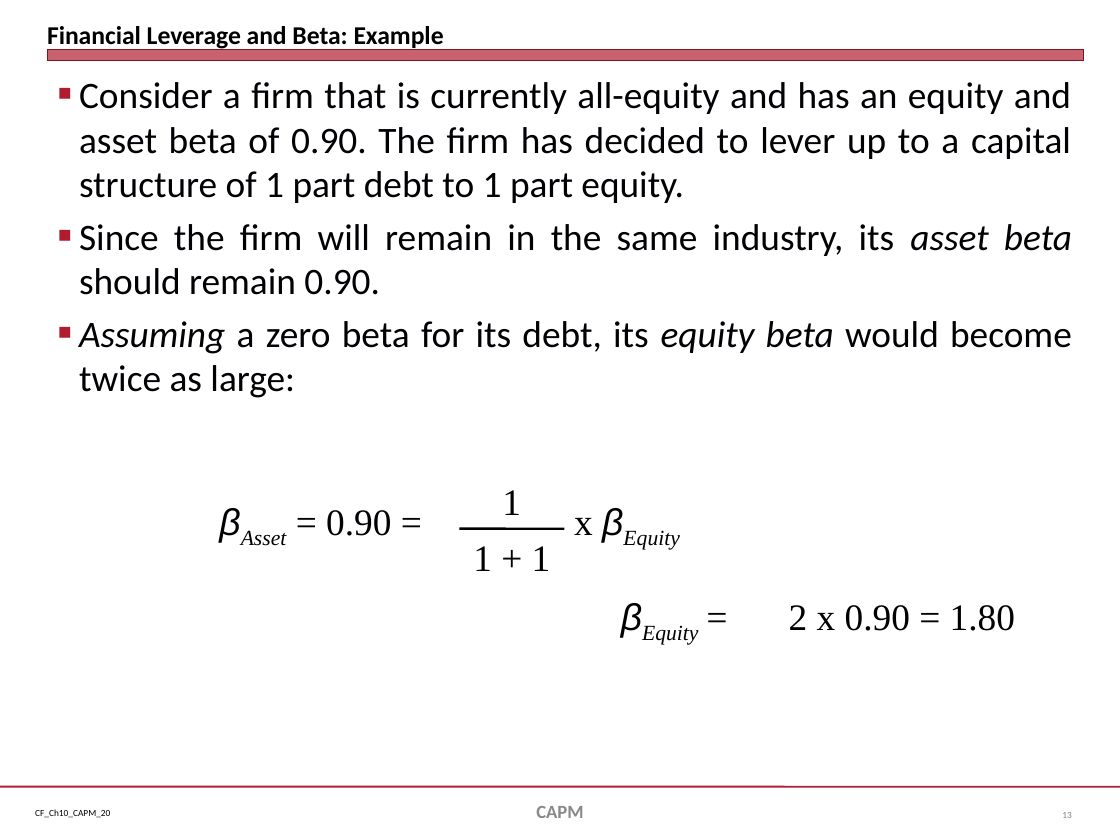
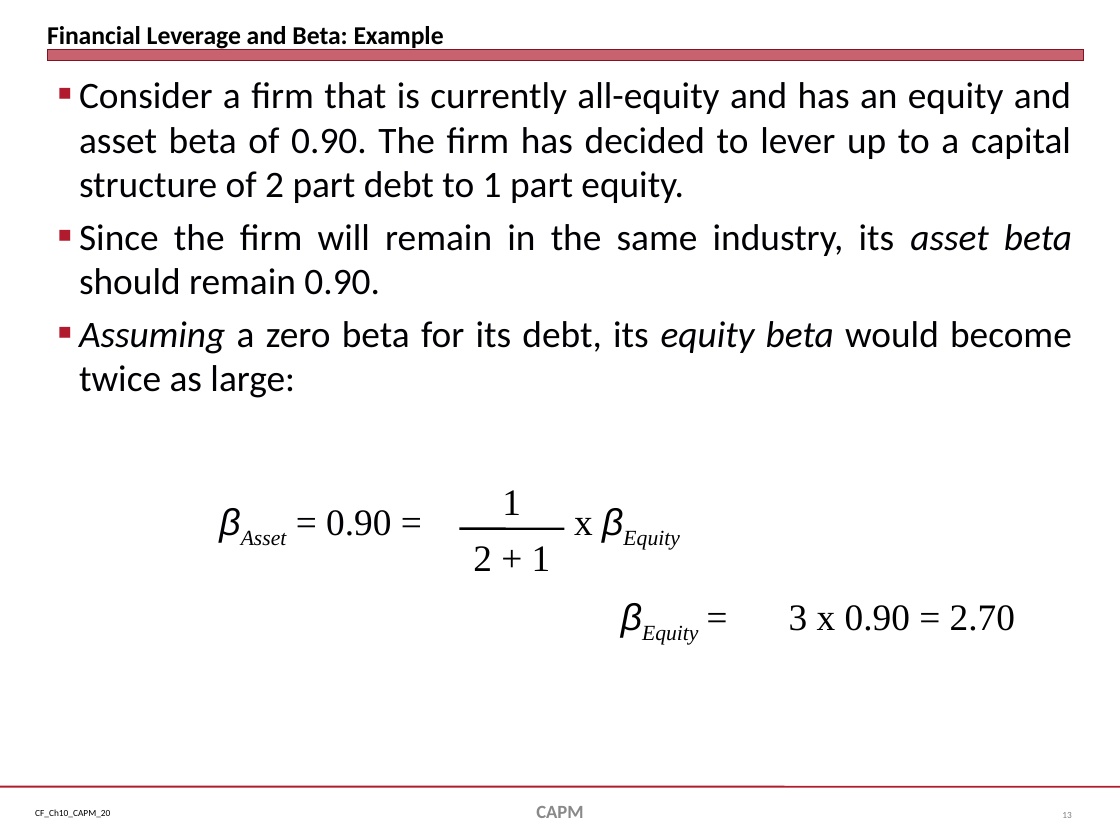
Before and after one commit to jmc877/Corporate-Finance, a slide deck: slide 13 of slides/CF_Ch10_CAPM_20.pptx. Drawn at 1120x840 pixels with LibreOffice and Linux fonts; fonts in the diff are those of the drawing. Boxes give left, top, right and bottom in pixels: in the first picture for what was removed or moved away, otherwise in the second. Text is boxed around its words. In the diff, an @@ line names an element or a change of style, - is before the commit and + after.

```diff
--- a/slides/CF_Ch10_CAPM_20.pptx
+++ b/slides/CF_Ch10_CAPM_20.pptx
@@ text at (79,82,1071,203): text changed @@
-■ Consider a firm that is currently all-equity and has an equity and asset beta of 0.90. The firm has decided to lever up to a capital structure of 1 part debt to 1 part equity.
+■ Consider a firm that is currently all-equity and has an equity and asset beta of 0.90. The firm has decided to lever up to a capital structure of 2 part debt to 1 part equity.
@@ text at (473,546,551,571): text changed @@
-1 + 1
+2 + 1
@@ text at (789,605,1015,631): text changed @@
-2 x 0.90 = 1.80
+3 x 0.90 = 2.70
```
Also in this commit, not shown: 2 other files.
